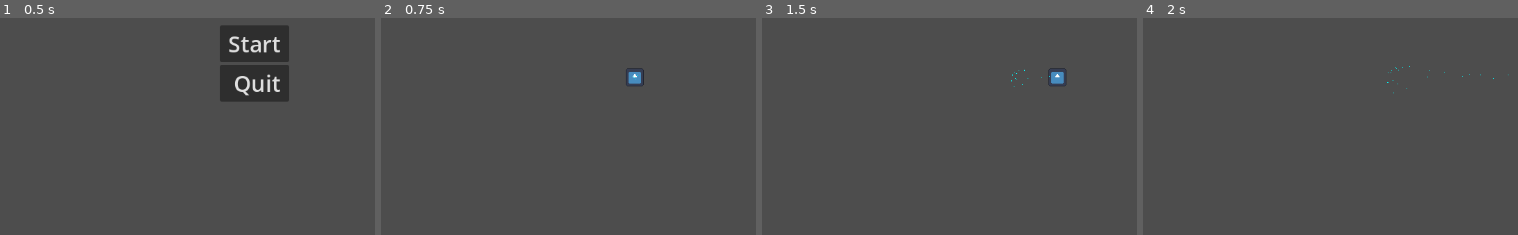
Above: before the commit, frames 1-4 (left to right).
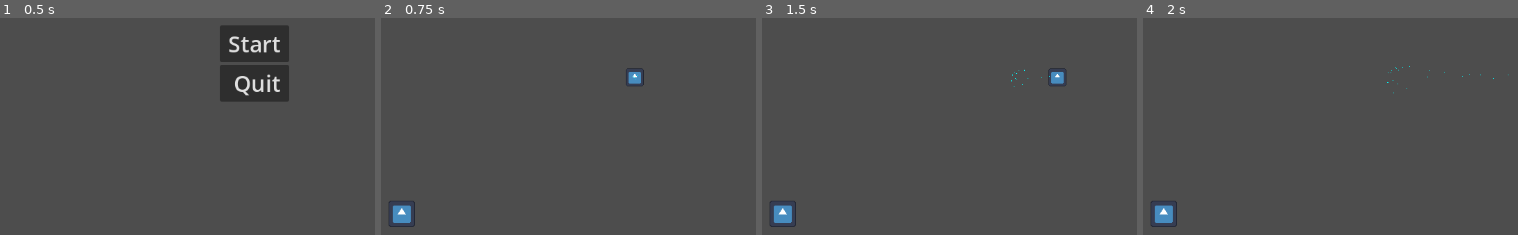
Above: after the commit, the same moments.

Repository: Iroguin/critter_capture
Game: Godot game, scene res://scenes/main_menu.tscn
Two runs of this game, one before a commit and one after it. Both use one fixed random seed, a clock stepped at 60 frames per second and the inputs below. The engine's default icon, where the game draws it, is replaced by a stand-in: a white triangle on a blue panel in a dark square.
Inputs:
- Up to frame 1 (0.5 s): no input
- Up to frame 2 (0.75 s): click "Start" at 0.5 s
- Up to frame 3 (1.5 s): tap Enter at 1.25 s; hold Right (ui_right) from 1.28 s (still down)
- Up to frame 4 (2 s): keep holding Right (ui_right)
The pictures show only the part of the screen within x 19-69%, y 41-91%; the shares and areas given below are measured in that part.

Frame 1 is identical in both runs. In frame 2, 0.5% of the frame differs, in the area x 2-10%, y 84-97%; in frame 3, 0.5%; in frame 4, 0.5%.

Commit message:
enemy added

Diff:
--- a/project.godot
+++ b/project.godot
@@ -16,7 +16,7 @@
 
 config/name="critter_capture"
 run/main_scene="uid://c524ir8whb8hd"
-config/features=PackedStringArray("4.6", "Forward Plus")
+config/features=PackedStringArray("4.5", "Forward Plus")
 config/icon="res://icon.svg"
 
 [input]
--- /dev/null
+++ b/scenes/enemy.tscn
@@ -0,0 +1,28 @@
+[gd_scene format=3 uid="uid://bk2ordj7aedu3"]
+
+[ext_resource type="Script" uid="uid://bfwvm5lqllra4" path="res://scripts/enemy.gd" id="1_7p1mj"]
+[ext_resource type="Texture2D" uid="uid://crx7n17b4wqus" path="res://icon.svg" id="2_md0e3"]
+
+[sub_resource type="CircleShape2D" id="CircleShape2D_md0e3"]
+radius = 19.0
+
+[sub_resource type="CircleShape2D" id="CircleShape2D_4ra3w"]
+radius = 21.0
+
+[node name="Enemy" type="CharacterBody2D" unique_id=481933772]
+motion_mode = 1
+script = ExtResource("1_7p1mj")
+
+[node name="Icon" type="Sprite2D" parent="." unique_id=1238988925]
+scale = Vector2(0.3, 0.3)
+texture = ExtResource("2_md0e3")
+
+[node name="enemy_collision" type="CollisionShape2D" parent="." unique_id=1116177846]
+shape = SubResource("CircleShape2D_md0e3")
+
+[node name="Collision_Detection_Area" type="Area2D" parent="." unique_id=453050074]
+
+[node name="Collision_Detection_Shape" type="CollisionShape2D" parent="Collision_Detection_Area" unique_id=227045889]
+shape = SubResource("CircleShape2D_4ra3w")
+
+[connection signal="body_entered" from="Collision_Detection_Area" to="." method="_on_collision_detection_area_body_entered"]
--- a/scenes/main_character.tscn
+++ b/scenes/main_character.tscn
@@ -6,7 +6,7 @@
 [sub_resource type="CircleShape2D" id="CircleShape2D_ig48j"]
 radius = 18.0
 
-[node name="main_character" type="CharacterBody2D" unique_id=1590444253]
+[node name="Main_Character" type="CharacterBody2D" unique_id=1590444253]
 script = ExtResource("1_ig48j")
 
 [node name="CollisionShape2D" type="CollisionShape2D" parent="." unique_id=1064662964]
--- a/scenes/main_game.tscn
+++ b/scenes/main_game.tscn
@@ -2,6 +2,7 @@
 
 [ext_resource type="Texture2D" uid="uid://crx7n17b4wqus" path="res://icon.svg" id="1_s3esy"]
 [ext_resource type="PackedScene" uid="uid://be3fcm8xy7d0s" path="res://scenes/main_character.tscn" id="2_72e8q"]
+[ext_resource type="PackedScene" uid="uid://bk2ordj7aedu3" path="res://scenes/enemy.tscn" id="3_d2op2"]
 
 [node name="Main_Game" type="Node2D" unique_id=744680119]
 
@@ -11,3 +12,6 @@
 
 [node name="main_character" parent="." unique_id=1590444253 instance=ExtResource("2_72e8q")]
 position = Vector2(575, 344)
+
+[node name="Enemy" parent="." unique_id=481933772 instance=ExtResource("3_d2op2")]
+position = Vector2(239, 541)
--- /dev/null
+++ b/scripts/enemy.gd
@@ -0,0 +1,19 @@
+extends CharacterBody2D
+class_name Enemy
+
+@export var contact_damage : float
+@export var max_health : float
+@export var move_speed : float
+
+# Called when the node enters the scene tree for the first time.
+func _ready() -> void:
+	add_to_group("enemies")
+
+# Called every frame. 'delta' is the elapsed time since the previous frame.
+func _process(delta: float) -> void:
+	pass
+
+
+func _on_collision_detection_area_body_entered(body: Node2D) -> void:
+	if body.is_in_group("player"):
+		body.take_damage(contact_damage)
--- a/scripts/main_character.gd
+++ b/scripts/main_character.gd
@@ -1,8 +1,12 @@
 extends CharacterBody2D
-
 
 const SPEED = 300.0
 
+@export var health := 1.0
+
+# Called when the node enters the scene tree for the first time.
+func _ready() -> void:
+	add_to_group("player")
 
 func _physics_process(delta: float) -> void:
 	# Get the input direction and handle the movement/deceleration.
@@ -19,3 +23,13 @@
 		velocity.y = move_toward(velocity.y, 0, SPEED)
 
 	move_and_slide()
+
+func take_damage(damage):
+	health -= damage
+	if health <= 0.0:
+		die()
+	print("remaining health: " + str(health))
+
+
+func die():
+	print("YOU DIED")
Not shown, added: scripts/enemy.gd.uid
Not shown, changed: .gitignore
